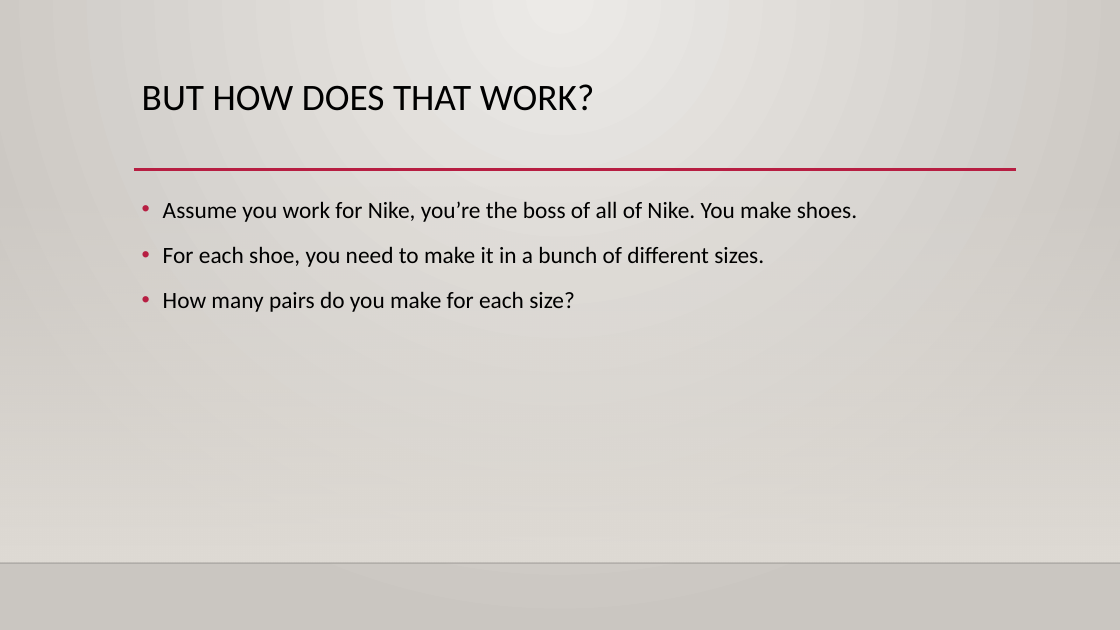
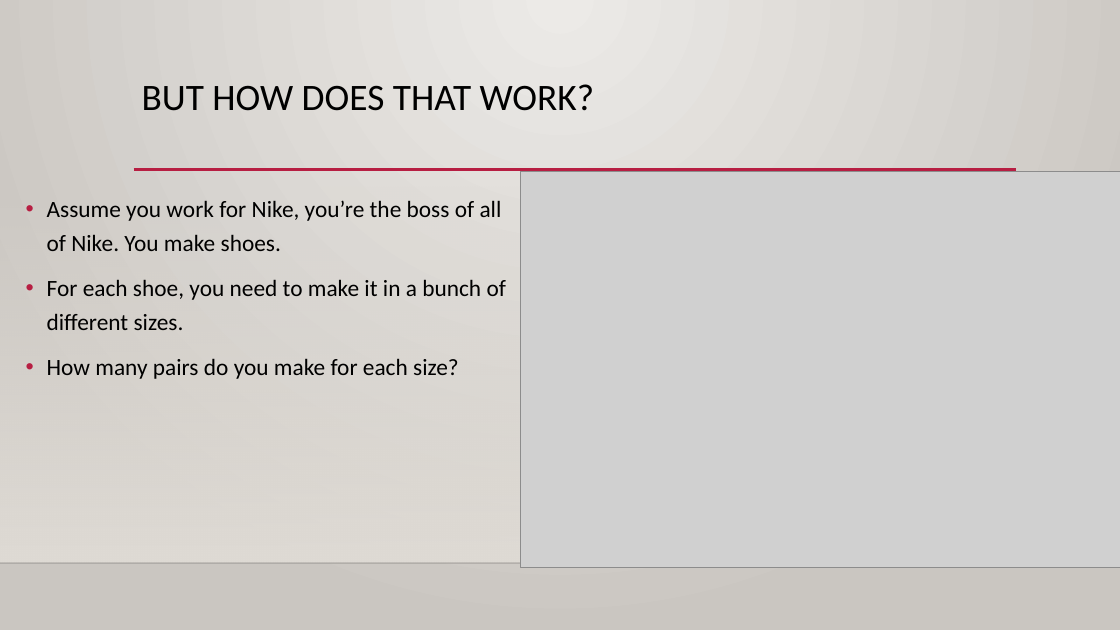
Before and after one commit to AkeemSemper/Basic_Stats_in_Python_Student_Workbooks, a slide deck: slide 13 of reference_material/slides/001_Basic_Stats.pptx (slide 7 before the commit). Drawn at 1120x630 pixels with LibreOffice and Linux fonts; fonts in the diff are those of the drawing; grey boxes stand for pictures; background and template pictures are left out. Boxes give left, top, right and bottom in pixels: in the first picture for what was removed or moved away, otherwise in the second. Text is boxed around its words. In the diff, an @@ line names an element or a change of style, - is before the commit and + after.

```diff
--- a/reference_material/slides/001_Basic_Stats.pptx
+++ b/reference_material/slides/001_Basic_Stats.pptx
@@ picture added at (521,171,1120,568) @@
@@ text "Assume you work for Nike, ..." rewrapped from (163,201,857,312) to (47,200,506,379) @@
```
Also in this commit, not shown: 3 other slides changed, 9 slides added, 9 other files.
